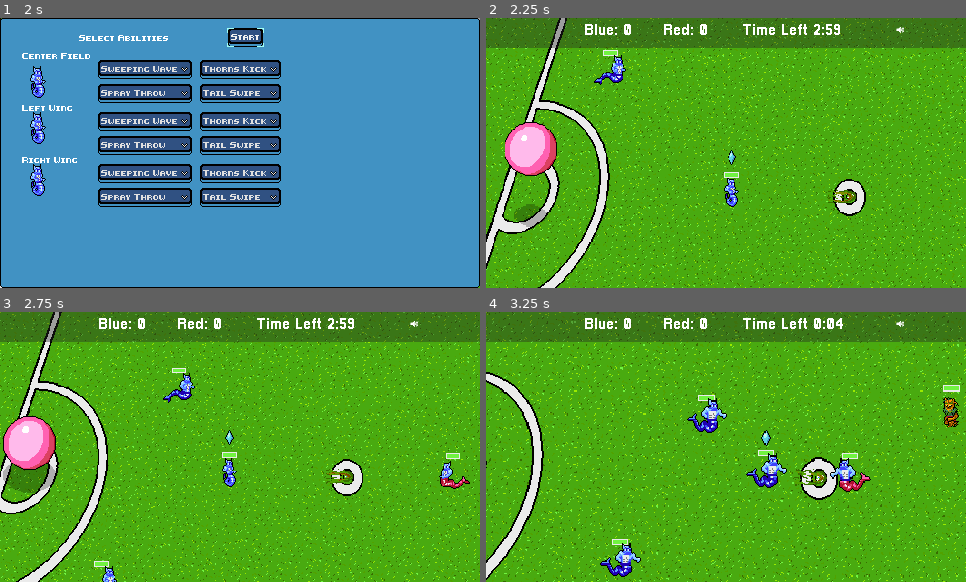
Above: before the commit, frames 1-4 (two rows, left to right).
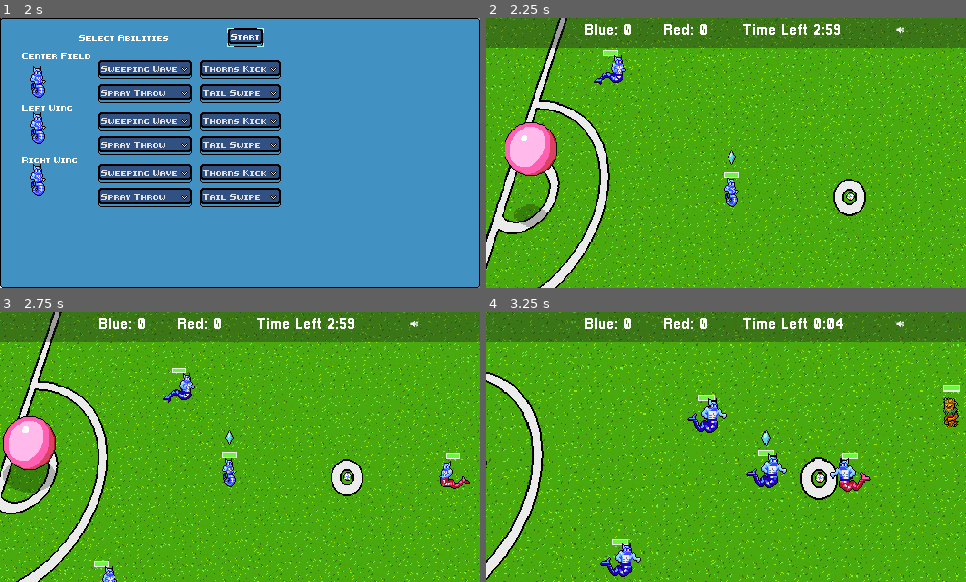
Above: after the commit, the same moments.

Repository: gamkedo-la/Elementaball
Game: Godot game, scene res://UI/StartMenu.tscn
Two runs of this game, one before a commit and one after it. Both use one fixed random seed, a clock stepped at 60 frames per second and the inputs below.
Inputs (mouse positions are in pixels of both pictures, inside the frame that each line leads up to):
- Up to frame 1 (2 s): click "New Game" at 0.5 s; click "Next" at 1.25 s
- Up to frame 2 (2.25 s): click "Start" at 2 s
- Up to frame 3 (2.75 s): no input
- Up to frame 4 (3.25 s): move the mouse to (802, 328) at 2.77 s; hold Right (ui_right) from 2.78 s (still down); hold T (time_hack) from 2.78 s (still down)

Frame 1 is identical in both runs. In frame 2, 0.1% of the frame differs, in the area x 71-78%, y 63-69%; in frame 3, 0.2%; in frame 4, 0.2%, in the area x 64-72%, y 58-65%.

Commit message:
Pause menu and slider visual adjustments

Diff:
--- a/Camera2D.gd
+++ b/Camera2D.gd
@@ -36,8 +36,6 @@
 
 	var pos = Vector2.ZERO
 	for target in targets:
-		if target == null:
-			remove_target(target, "nullTeam")
 		if target:
 			pos += target.position
 	pos /= targets.size()
--- a/Node2D.tscn
+++ b/Node2D.tscn
@@ -41,212 +41,239 @@
 [ext_resource path="res://UI/TournamentStandings.tscn" type="PackedScene" id=39]
 [ext_resource path="res://SaveSystem.gd" type="Script" id=40]
 [ext_resource path="res://UI/Popup.gd" type="Script" id=41]
-
-[sub_resource type="AnimationNodeStateMachinePlayback" id=1]
-
-[sub_resource type="AnimationNodeStateMachinePlayback" id=2]
-
-[sub_resource type="AnimationNodeStateMachinePlayback" id=3]
-
-[sub_resource type="AtlasTexture" id=4]
+[ext_resource path="res://Art/UI/slider_button.png" type="Texture" id=42]
+[ext_resource path="res://Art/UI/menu_box.png" type="Texture" id=43]
+[ext_resource path="res://Fonts/UI_font.tres" type="DynamicFont" id=44]
+[ext_resource path="res://Fonts/new_pixellari_font.tres" type="DynamicFont" id=45]
+[ext_resource path="res://Art/UI/slider_button_highlight.png" type="Texture" id=46]
+
+[sub_resource type="AnimationNodeStateMachinePlayback" id=60]
+
+[sub_resource type="AnimationNodeStateMachinePlayback" id=61]
+
+[sub_resource type="AnimationNodeStateMachinePlayback" id=62]
+
+[sub_resource type="AtlasTexture" id=63]
 atlas = ExtResource( 18 )
 region = Rect2( 0, 0, 48, 16 )
 
-[sub_resource type="AtlasTexture" id=5]
+[sub_resource type="AtlasTexture" id=64]
 atlas = ExtResource( 18 )
 region = Rect2( 48, 0, 48, 16 )
 
-[sub_resource type="AtlasTexture" id=6]
+[sub_resource type="AtlasTexture" id=65]
 atlas = ExtResource( 18 )
 region = Rect2( 96, 0, 48, 16 )
 
-[sub_resource type="AtlasTexture" id=7]
+[sub_resource type="AtlasTexture" id=66]
 atlas = ExtResource( 18 )
 region = Rect2( 144, 0, 48, 16 )
 
-[sub_resource type="AtlasTexture" id=8]
+[sub_resource type="AtlasTexture" id=67]
 atlas = ExtResource( 28 )
 region = Rect2( 0, 0, 48, 16 )
 
-[sub_resource type="AtlasTexture" id=9]
+[sub_resource type="AtlasTexture" id=68]
 atlas = ExtResource( 28 )
 region = Rect2( 48, 0, 48, 16 )
 
-[sub_resource type="AtlasTexture" id=10]
+[sub_resource type="AtlasTexture" id=69]
 atlas = ExtResource( 28 )
 region = Rect2( 96, 0, 48, 16 )
 
-[sub_resource type="AtlasTexture" id=11]
+[sub_resource type="AtlasTexture" id=70]
 atlas = ExtResource( 28 )
 region = Rect2( 144, 0, 48, 16 )
 
-[sub_resource type="AtlasTexture" id=12]
+[sub_resource type="AtlasTexture" id=71]
 atlas = ExtResource( 15 )
 region = Rect2( 0, 0, 48, 16 )
 
-[sub_resource type="AtlasTexture" id=13]
+[sub_resource type="AtlasTexture" id=72]
 atlas = ExtResource( 15 )
 region = Rect2( 48, 0, 48, 16 )
 
-[sub_resource type="AtlasTexture" id=14]
+[sub_resource type="AtlasTexture" id=73]
 atlas = ExtResource( 15 )
 region = Rect2( 96, 0, 48, 16 )
 
-[sub_resource type="AtlasTexture" id=15]
+[sub_resource type="AtlasTexture" id=74]
 atlas = ExtResource( 15 )
 region = Rect2( 144, 0, 48, 16 )
 
-[sub_resource type="SpriteFrames" id=16]
+[sub_resource type="SpriteFrames" id=75]
 animations = [ {
 "frames": [  ],
 "loop": true,
 "name": "default",
 "speed": 5.0
 }, {
-"frames": [ SubResource( 4 ), SubResource( 5 ), SubResource( 6 ), SubResource( 7 ) ],
+"frames": [ SubResource( 63 ), SubResource( 64 ), SubResource( 65 ), SubResource( 66 ) ],
 "loop": true,
 "name": "fire ball",
 "speed": 10.0
 }, {
-"frames": [ SubResource( 8 ), SubResource( 9 ), SubResource( 10 ), SubResource( 11 ) ],
+"frames": [ SubResource( 67 ), SubResource( 68 ), SubResource( 69 ), SubResource( 70 ) ],
 "loop": true,
 "name": "plant ball",
 "speed": 5.0
 }, {
-"frames": [ SubResource( 12 ), SubResource( 13 ), SubResource( 14 ), SubResource( 15 ) ],
+"frames": [ SubResource( 71 ), SubResource( 72 ), SubResource( 73 ), SubResource( 74 ) ],
 "loop": true,
 "name": "water ball",
 "speed": 10.0
 } ]
 
-[sub_resource type="AnimationNodeStateMachinePlayback" id=17]
-
-[sub_resource type="AnimationNodeStateMachinePlayback" id=18]
-
-[sub_resource type="AnimationNodeStateMachinePlayback" id=19]
-
-[sub_resource type="Curve2D" id=20]
+[sub_resource type="AnimationNodeStateMachinePlayback" id=76]
+
+[sub_resource type="AnimationNodeStateMachinePlayback" id=77]
+
+[sub_resource type="AnimationNodeStateMachinePlayback" id=78]
+
+[sub_resource type="Curve2D" id=79]
 resource_local_to_scene = true
 _data = {
 "points": PoolVector2Array( 5.04538, -46.2493, -5.04538, 46.2493, 217.615, -36.3129, -10.9317, -24.386, 10.9317, 24.386 …(251 unchanged characters)…
 }
 
-[sub_resource type="Curve2D" id=21]
+[sub_resource type="Curve2D" id=80]
 _data = {
 "points": PoolVector2Array( 43.7266, -18.9202, -43.7266, 18.9202, 245.759, 64.7881, 5.04538, -46.2493, -5.04538, 46.249 …(304 unchanged characters)…
 }
 
-[sub_resource type="Curve2D" id=22]
+[sub_resource type="Curve2D" id=81]
 resource_local_to_scene = true
 _data = {
 "points": PoolVector2Array( 43.7266, -18.9202, -43.7266, 18.9202, 302.744, 23.0241, 5.04538, -46.2493, -5.04538, 46.249 …(305 unchanged characters)…
 }
 
-[sub_resource type="Curve2D" id=23]
+[sub_resource type="Curve2D" id=82]
 resource_local_to_scene = true
 _data = {
 "points": PoolVector2Array( 43.7266, -18.9202, -43.7266, 18.9202, -56.3614, -73.1828, 5.04538, -46.2493, -5.04538, 46.2 …(315 unchanged characters)…
 }
 
-[sub_resource type="Curve2D" id=24]
+[sub_resource type="Curve2D" id=83]
 resource_local_to_scene = true
 _data = {
 "points": PoolVector2Array( 43.7266, -18.9202, -43.7266, 18.9202, -9.22997, -98.3404, 5.04538, -46.2493, -5.04538, 46.2 …(315 unchanged characters)…
 }
 
-[sub_resource type="Curve2D" id=25]
+[sub_resource type="Curve2D" id=84]
 resource_local_to_scene = true
 _data = {
 "points": PoolVector2Array( 43.7266, -18.9202, -43.7266, 18.9202, -389.099, -109.713, 5.04538, -46.2493, -5.04538, 46.2 …(317 unchanged characters)…
 }
 
-[sub_resource type="RectangleShape2D" id=26]
+[sub_resource type="RectangleShape2D" id=85]
 extents = Vector2( 17.9827, 749.178 )
 
-[sub_resource type="AtlasTexture" id=27]
+[sub_resource type="StyleBoxTexture" id=107]
+texture = ExtResource( 43 )
+region_rect = Rect2( 0, 0, 16, 16 )
+margin_left = 5.0
+margin_right = 5.0
+margin_top = 5.0
+margin_bottom = 5.0
+
+[sub_resource type="StyleBoxFlat" id=108]
+bg_color = Color( 0.380392, 0.827451, 0.890196, 1 )
+border_width_left = 2
+border_width_top = 2
+border_width_bottom = 2
+border_color = Color( 0.8, 0.8, 0.8, 0 )
+
+[sub_resource type="StyleBoxFlat" id=109]
+bg_color = Color( 0.572549, 0.827451, 1, 1 )
+border_width_left = 2
+border_width_top = 2
+border_width_bottom = 2
+border_color = Color( 0.8, 0.8, 0.8, 0 )
+
+[sub_resource type="AtlasTexture" id=86]
 atlas = ExtResource( 33 )
 region = Rect2( 0, 0, 320, 160 )
 
-[sub_resource type="AtlasTexture" id=28]
+[sub_resource type="AtlasTexture" id=87]
 atlas = ExtResource( 33 )
 region = Rect2( 320, 0, 320, 160 )
 
-[sub_resource type="AtlasTexture" id=29]
+[sub_resource type="AtlasTexture" id=88]
 atlas = ExtResource( 33 )
 region = Rect2( 640, 0, 320, 160 )
 
-[sub_resource type="AtlasTexture" id=30]
+[sub_resource type="AtlasTexture" id=89]
 atlas = ExtResource( 33 )
 region = Rect2( 960, 0, 320, 160 )
 
-[sub_resource type="AtlasTexture" id=31]
+[sub_resource type="AtlasTexture" id=90]
 atlas = ExtResource( 33 )
 region = Rect2( 1280, 0, 320, 160 )
 
-[sub_resource type="AtlasTexture" id=32]
+[sub_resource type="AtlasTexture" id=91]
 atlas = ExtResource( 32 )
 region = Rect2( 0, 0, 320, 160 )
 
-[sub_resource type="AtlasTexture" id=33]
+[sub_resource type="AtlasTexture" id=92]
 atlas = ExtResource( 32 )
 region = Rect2( 320, 0, 320, 160 )
 
-[sub_resource type="AtlasTexture" id=34]
+[sub_resource type="AtlasTexture" id=93]
 atlas = ExtResource( 32 )
 region = Rect2( 640, 0, 320, 160 )
 
-[sub_resource type="AtlasTexture" id=35]
+[sub_resource type="AtlasTexture" id=94]
 atlas = ExtResource( 32 )
 region = Rect2( 960, 0, 320, 160 )
 
-[sub_resource type="AtlasTexture" id=36]
+[sub_resource type="AtlasTexture" id=95]
 atlas = ExtResource( 32 )
 region = Rect2( 1280, 0, 320, 160 )
 
-[sub_resource type="AtlasTexture" id=37]
+[sub_resource type="AtlasTexture" id=96]
 atlas = ExtResource( 36 )
 region = Rect2( 0, 0, 96, 64 )
 
-[sub_resource type="AtlasTexture" id=38]
+[sub_resource type="AtlasTexture" id=97]
 atlas = ExtResource( 36 )
 region = Rect2( 96, 0, 96, 64 )
 
-[sub_resource type="AtlasTexture" id=39]
+[sub_resource type="AtlasTexture" id=98]
 atlas = ExtResource( 36 )
 region = Rect2( 192, 0, 96, 64 )
 
-[sub_resource type="AtlasTexture" id=40]
+[sub_resource type="AtlasTexture" id=99]
 atlas = ExtResource( 36 )
 region = Rect2( 288, 0, 96, 64 )
 
-[sub_resource type="AtlasTexture" id=41]
+[sub_resource type="AtlasTexture" id=100]
 atlas = ExtResource( 36 )
 region = Rect2( 384, 0, 96, 64 )
 
-[sub_resource type="SpriteFrames" id=42]
+[sub_resource type="SpriteFrames" id=101]
 animations = [ {
 "frames": [ null ],
 "loop": true,
 "name": "idle",
 "speed": 5.0
 }, {
-"frames": [ SubResource( 27 ), SubResource( 28 ), SubResource( 29 ), SubResource( 30 ), SubResource( 31 ), null ],
+"frames": [ SubResource( 86 ), SubResource( 87 ), SubResource( 88 ), SubResource( 89 ), SubResource( 90 ), null ],
 "loop": false,
 "name": "out",
 "speed": 5.0
 }, {
-"frames": [ SubResource( 32 ), SubResource( 33 ), SubResource( 34 ), SubResource( 35 ), SubResource( 36 ), null ],
+"frames": [ SubResource( 91 ), SubResource( 92 ), SubResource( 93 ), SubResource( 94 ), SubResource( 95 ), null ],
 "loop": false,
 "name": "goal",
 "speed": 5.0
 }, {
-"frames": [ SubResource( 37 ), SubResource( 38 ), SubResource( 39 ), SubResource( 40 ), SubResource( 41 ) ],
+"frames": [ SubResource( 96 ), SubResource( 97 ), SubResource( 98 ), SubResource( 99 ), SubResource( 100 ) ],
 "loop": true,
 "name": "KO",
 "speed": 5.0
 } ]
 
-[sub_resource type="Animation" id=43]
+[sub_resource type="Animation" id=102]
 tracks/0/type = "value"
 tracks/0/path = NodePath(".:animation")
 tracks/0/interp = 1
@@ -448,16 +475,17 @@
 frame = 5
 
 [node name="AnimationTree" parent="Player3" index="1"]
-parameters/playback = SubResource( 3 )
+parameters/playback = SubResource( 62 )
 
 [node name="AbilityHandler" parent="Player3" instance=ExtResource( 23 )]
 
 [node name="BallEffects" type="AnimatedSprite" parent="."]
+visible = false
 position = Vector2( 153.505, 67.5925 )
 z_index = 3
-frames = SubResource( 16 )
+frames = SubResource( 75 )
 animation = "plant ball"
-frame = 1
+frame = 3
 playing = true
 script = ExtResource( 16 )
 
@@ -808,60 +836,80 @@
 "_edit_use_anchors_": false
 }
 
+[node name="Label" type="Label" parent="GUICanvasLayer/PauseMenu/PauseContainer"]
+margin_right = 64.0
+margin_bottom = 8.0
+custom_fonts/font = ExtResource( 44 )
+custom_colors/font_color_shadow = Color( 0, 0, 0, 1 )
+text = "Volume:"
+
+[node name="VolumeSlider" type="HSlider" parent="GUICanvasLayer/PauseMenu/PauseContainer"]
+margin_top = 12.0
+margin_right = 64.0
+margin_bottom = 28.0
+focus_neighbour_top = NodePath("../Quit")
+focus_neighbour_bottom = NodePath("../Resume")
+size_flags_vertical = 4
+custom_icons/grabber_disabled = ExtResource( 42 )
+custom_icons/grabber_highlight = ExtResource( 46 )
+custom_icons/grabber = ExtResource( 42 )
+custom_styles/slider = SubResource( 107 )
+custom_styles/grabber_area_highlight = SubResource( 108 )
+custom_styles/grabber_area = SubResource( 109 )
+min_value = -50.0
+max_value = 5.0
+__meta__ = {
+"_edit_use_anchors_": false
+}
+
 [node name="Resume" type="Button" parent="GUICanvasLayer/PauseMenu/PauseContainer"]
+margin_top = 32.0
 margin_right = 64.0
-margin_bottom = 20.0
+margin_bottom = 52.0
+focus_neighbour_top = NodePath("../VolumeSlider")
 text = "Resume"
 __meta__ = {
 "_edit_use_anchors_": false
 }
 
 [node name="Quit" type="Button" parent="GUICanvasLayer/PauseMenu/PauseContainer"]
-margin_top = 24.0
+margin_top = 56.0
 margin_right = 64.0
-margin_bottom = 44.0
+margin_bottom = 76.0
+focus_neighbour_bottom = NodePath("../VolumeSlider")
 text = "Quit"
 
 [node name="PauseText" type="Label" parent="GUICanvasLayer/PauseMenu"]
 anchor_left = 0.5
 anchor_right = 0.5
 margin_left = -23.0
-margin_top = -20.0
-margin_right = 23.0
-margin_bottom = -6.0
+margin_top = -27.0
+margin_right = 27.0
+margin_bottom = -11.0
+custom_fonts/font = ExtResource( 45 )
+custom_colors/font_color_shadow = Color( 0, 0, 0, 1 )
 text = "Paused"
 __meta__ = {
 "_edit_use_anchors_": false
 }
 
-[node name="HSlider" type="HSlider" parent="GUICanvasLayer/PauseMenu"]
-margin_left = -74.3394
-margin_top = -0.996605
-margin_right = -24.3394
-margin_bottom = 15.0034
-min_value = -50.0
-max_value = 5.0
-__meta__ = {
-"_edit_use_anchors_": false
-}
-
 [node name="MatchStatusAnims" type="AnimatedSprite" parent="GUICanvasLayer"]
 position = Vector2( 238.652, 130.562 )
-frames = SubResource( 42 )
+frames = SubResource( 101 )
 animation = "idle"
 script = ExtResource( 34 )
 
 [node name="AnimationPlayer" type="AnimationPlayer" parent="GUICanvasLayer/MatchStatusAnims"]
-anims/Goal = SubResource( 43 )
-anims/Idle = SubResource( 44 )
-anims/KO = SubResource( 45 )
-anims/Out = SubResource( 46 )
+anims/Goal = SubResource( 102 )
+anims/Idle = SubResource( 103 )
+anims/KO = SubResource( 104 )
+anims/Out = SubResource( 105 )
 
 [node name="AnimationTree" type="AnimationTree" parent="GUICanvasLayer/MatchStatusAnims"]
 tree_root = SubResource( 59 )
 anim_player = NodePath("../AnimationPlayer")
 active = true
-parameters/playback = SubResource( 60 )
+parameters/playback = SubResource( 106 )
 
 [node name="Throw In Points" type="Node2D" parent="."]
 
@@ -1012,9 +1060,9 @@
 [connection signal="initializeMenu" from="GUICanvasLayer/PlayerSelectMenu/AbilityMenuPopup/MarginContainer/SelectionMen …(186 unchanged characters)…
 [connection signal="initializeMenu" from="GUICanvasLayer/PlayerSelectMenu/AbilityMenuPopup/MarginContainer/SelectionMen …(185 unchanged characters)…
 [connection signal="initializeMenu" from="GUICanvasLayer/PlayerSelectMenu/AbilityMenuPopup/MarginContainer/SelectionMen …(185 unchanged characters)…
+[connection signal="value_changed" from="GUICanvasLayer/PauseMenu/PauseContainer/VolumeSlider" to="GUICanvasLayer/PauseMenu" method="_on_HSlider_value_changed"]
 [connection signal="pressed" from="GUICanvasLayer/PauseMenu/PauseContainer/Resume" to="GUICanvasLayer/PauseMenu" method="_on_Resume_pressed"]
 [connection signal="pressed" from="GUICanvasLayer/PauseMenu/PauseContainer/Quit" to="GUICanvasLayer/PauseMenu" method="_on_Quit_pressed"]
-[connection signal="value_changed" from="GUICanvasLayer/PauseMenu/HSlider" to="GUICanvasLayer/PauseMenu" method="_on_HSlider_value_changed"]
 
 [editable path="Player"]
 [editable path="Player/Health Bar"]
--- a/UI/health_bar.tscn
+++ b/UI/health_bar.tscn
@@ -104,7 +104,6 @@
 visible = false
 position = Vector2( 7.95325, -17.2452 )
 frames = SubResource( 11 )
-frame = 4
 playing = true
 
 [node name="StatusAnimations" type="AnimatedSprite" parent="."]
Binary file added: Art/UI/slider_button.png
Not shown, added: Art/UI/slider_button.png.import
Binary file added: Art/UI/slider_button_highlight.png
Not shown, added: Art/UI/slider_button_highlight.png.import
Not shown: 14 places in Node2D.tscn that only renumber resources
